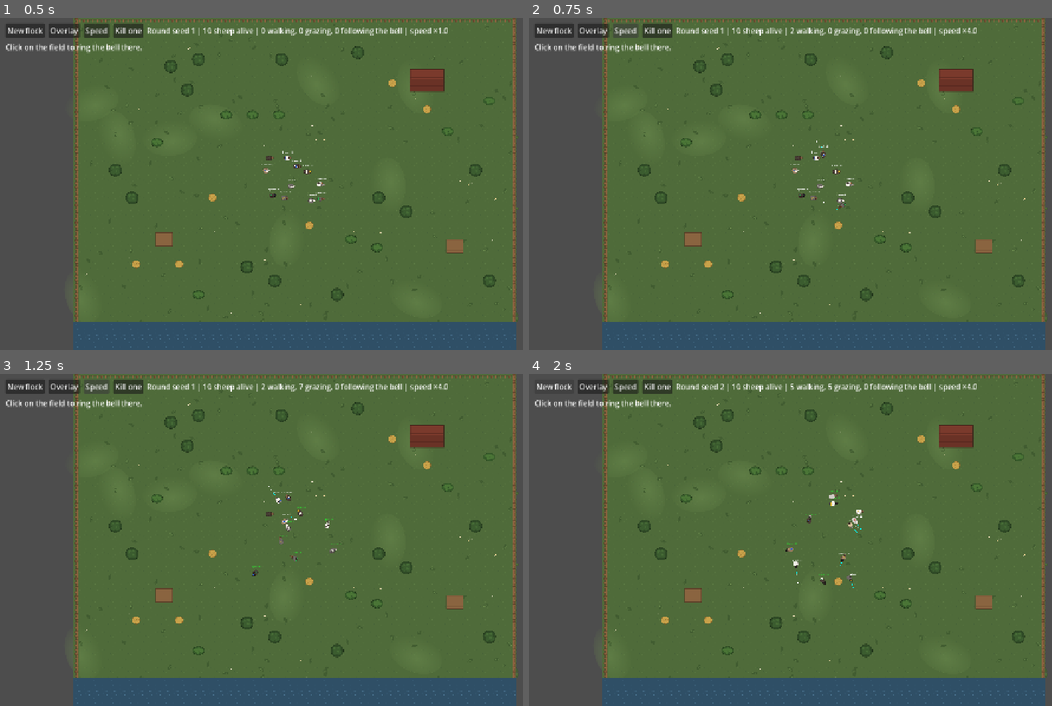
Above: before the commit, frames 1-4 (two rows, left to right).
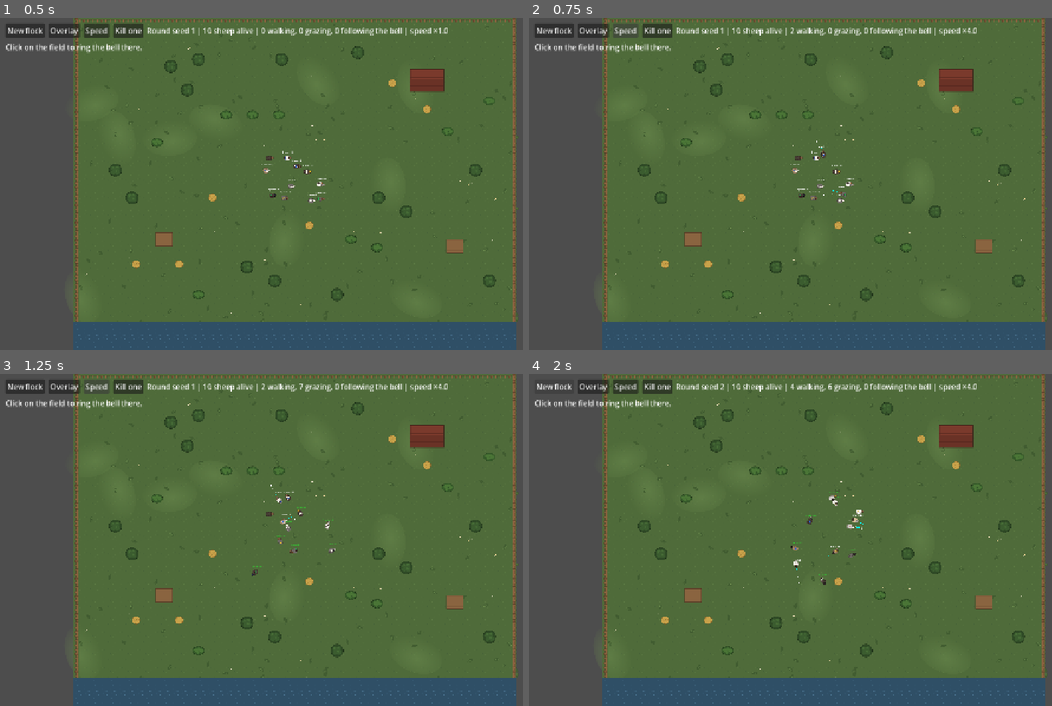
Above: after the commit, the same moments.

Repository: SchmidtsKeller/SheetIntelligence2d
Game: Godot game, scene res://systems/flock/sandbox/flock_sandbox.tscn
The game is run twice, just before and just after one commit, with the same random seed, the same clock (stepped at 60 frames per second) and the same inputs. This scene is started directly instead of the project's main scene.
Inputs:
- Up to frame 1 (0.5 s): no input
- Up to frame 2 (0.75 s): click "Speed" at 0.5 s
- Up to frame 3 (1.25 s): no input
- Up to frame 4 (2 s): click "New flock" at 1.25 s

Frame 1 is identical in both runs. In frame 2, less than 0.1% of the frame differs, in the area x 53-61%, y 38-58%; in frame 3, 0.2%; in frame 4, 0.3%, in the area x 49-64%, y 2-65%.

Commit message:
feat(#13): replicate behaviour phases, move steering weights to the config
- The guest learns phase changes through a host event.
- The four steering weights are tunables in GameConfig now.
- Tests for the guest's phases and for a line with latency, jitter and loss.
- Sandbox time lapse runs more physics steps instead of longer ones.
- README and docs/networking.md describe the flock and the sheep sync.

Co-Authored-By: Claude Fable 5.2 <noreply@anthropic.com>

Diff:
--- a/abstractions/types/stat_ids.gd
+++ b/abstractions/types/stat_ids.gd
@@ -54,6 +54,10 @@
 const FLOCK_SEPARATION_RADIUS: StringName = &"flock_separation_radius"
 const FLOCK_COHESION_RADIUS: StringName = &"flock_cohesion_radius"
 const FLOCK_ALIGNMENT_WEIGHT: StringName = &"flock_alignment_weight"
+const FLOCK_SEPARATION_WEIGHT: StringName = &"flock_separation_weight"
+const FLOCK_COHESION_WEIGHT: StringName = &"flock_cohesion_weight"
+const FLOCK_OBSTACLE_WEIGHT: StringName = &"flock_obstacle_weight"
+const FLOCK_BORDER_WEIGHT: StringName = &"flock_border_weight"
 const FLOCK_OBSTACLE_MARGIN: StringName = &"flock_obstacle_margin"
 const FLOCK_BORDER_MARGIN: StringName = &"flock_border_margin"
 const FLOCK_BODY_CLEARANCE: StringName = &"flock_body_clearance"
--- a/services/swarm/flock_swarm_service.gd
+++ b/services/swarm/flock_swarm_service.gd
@@ -6,8 +6,8 @@
 ## The host simulates. It spawns the sheep as replicated entities, gives each
 ## one a [FlockAgent] that decides what it does, and passes the decisions to
 ## the sheep's [SheepBody]. The guest gets the same sheep through the entity
-## registry and sees them move through [SheepNetSync]; deaths, bleats and the
-## bell reach it as events. Every query works on both devices.
+## registry and sees them move through [SheepNetSync]; phases, deaths, bleats
+## and the bell reach it as events. Every query works on both devices.
 ##
 ## Sheep are found in the arena of the running round (group
 ## [constant Groups.ARENA]), which also supplies the start positions and what
@@ -20,6 +20,9 @@
 const EVENT_KILLED: StringName = &"flock.sheep_killed"
 ## Host to both: a sheep bleats. [code][sheep_id][/code]
 const EVENT_BLEAT: StringName = &"flock.bleat"
+## Host to both: a sheep entered another behaviour phase.
+## [code][sheep_id, phase][/code]
+const EVENT_PHASE: StringName = &"flock.phase"
 ## Host to both: the bell rang. [code][origin, radius][/code]
 const EVENT_BELL: StringName = &"flock.bell"
 ## Either device to the host: ring the bell. [code][origin, radius][/code]
@@ -56,10 +59,12 @@
 	var messenger: NetMessenger = session.messenger
 	messenger.register_event(EVENT_KILLED, NetMessenger.SenderRule.HOST_ONLY)
 	messenger.register_event(EVENT_BLEAT, NetMessenger.SenderRule.HOST_ONLY)
+	messenger.register_event(EVENT_PHASE, NetMessenger.SenderRule.HOST_ONLY)
 	messenger.register_event(EVENT_BELL, NetMessenger.SenderRule.HOST_ONLY)
 	messenger.register_event(EVENT_BELL_REQUEST, NetMessenger.SenderRule.ANYONE)
 	messenger.subscribe(EVENT_KILLED, _on_killed)
 	messenger.subscribe(EVENT_BLEAT, _on_bleat)
+	messenger.subscribe(EVENT_PHASE, _on_phase)
 	messenger.subscribe(EVENT_BELL, _on_bell)
 	messenger.subscribe(EVENT_BELL_REQUEST, _on_bell_request)
 
@@ -98,8 +103,7 @@
 			_session.messenger.broadcast(EVENT_BLEAT, [sheep_id])
 		var phase: GameEnums.SheepPhase = agent.get_phase()
 		if _phases.get(sheep_id, -1) != phase:
-			_phases[sheep_id] = phase
-			sheep_phase_changed.emit(sheep_id, phase)
+			_session.messenger.broadcast(EVENT_PHASE, [sheep_id, phase])
 
 
 # --- Contract --------------------------------------------------------------------
@@ -210,6 +214,12 @@
 # --- For the debug overlay and tests ---------------------------------------------
 
 
+## The behaviour phase of a living sheep as this device knows it;
+## [constant GameEnums.SheepPhase.WANDER] until it hears otherwise.
+func get_sheep_phase(sheep_id: int) -> GameEnums.SheepPhase:
+	return _phases.get(sheep_id, GameEnums.SheepPhase.WANDER)
+
+
 ## The mind of a living sheep; [code]null[/code] on the guest and for dead sheep.
 func get_agent(sheep_id: int) -> FlockAgent:
 	return _agents.get(sheep_id)
@@ -311,6 +321,14 @@
 		living_count_changed.emit(get_living_count())
 
 
+func _on_phase(payload: Array, _sender_id: int) -> void:
+	var sheep_id: int = payload[0]
+	var phase: GameEnums.SheepPhase = payload[1]
+	if is_sheep_alive(sheep_id) and _phases.get(sheep_id, -1) != phase:
+		_phases[sheep_id] = phase
+		sheep_phase_changed.emit(sheep_id, phase)
+
+
 func _on_bleat(payload: Array, _sender_id: int) -> void:
 	var sheep_id: int = payload[0]
 	if _bodies.has(sheep_id):
--- a/systems/config/game_config.gd
+++ b/systems/config/game_config.gd
@@ -93,6 +93,15 @@
 @export_range(0.0, 2000.0, 1.0, "suffix:px") var flock_cohesion_radius: float = 280.0
 ## How much a sheep that starts to walk leans toward where the others walk.
 @export_range(0.0, 2.0, 0.05) var flock_alignment_weight: float = 0.35
+## How strongly walking sheep keep apart from each other, compared to the pull
+## of where they want to go (1).
+@export_range(0.0, 10.0, 0.05) var flock_separation_weight: float = 1.6
+## How strongly a sheep that starts to walk is drawn back to the flock.
+@export_range(0.0, 10.0, 0.05) var flock_cohesion_weight: float = 2.5
+## How strongly walking sheep keep clear of obstacles.
+@export_range(0.0, 10.0, 0.05) var flock_obstacle_weight: float = 2.2
+## How strongly walking sheep keep clear of the borders.
+@export_range(0.0, 10.0, 0.05) var flock_border_weight: float = 2.2
 ## Walking sheep steer away from obstacles closer than this.
 @export_range(0.0, 500.0, 1.0, "suffix:px") var flock_obstacle_margin: float = 60.0
 ## Walking sheep steer away from the borders when closer than this.
--- a/systems/flock/flock_agent.gd
+++ b/systems/flock/flock_agent.gd
@@ -33,11 +33,6 @@
 const TARGET_ATTEMPTS: int = 12
 ## Distance between the points checked along the way to a target.
 const PATH_CHECK_STEP: float = 40.0
-
-const SEPARATION_WEIGHT: float = 1.6
-const OBSTACLE_WEIGHT: float = 2.2
-const BORDER_WEIGHT: float = 2.2
-const COHESION_WEIGHT: float = 2.5
 
 var activity: Activity = Activity.PAUSE
 ## Where the current walk leads, or where the bell rang.
@@ -149,7 +144,7 @@
 		direction += world.heading * _settings.alignment_weight
 		direction += (
 			FlockSteering.cohesion(position, world.center, _settings.cohesion_radius)
-			* COHESION_WEIGHT
+			* _settings.cohesion_weight
 		)
 		if direction.is_zero_approx():
 			continue
@@ -181,15 +176,15 @@
 	var wish: Vector2 = position.direction_to(target)
 	wish += (
 		FlockSteering.separation(position, world.neighbours, _settings.separation_radius)
-		* SEPARATION_WEIGHT
+		* _settings.separation_weight
 	)
 	wish += (
 		FlockSteering.obstacle_avoidance(position, world.footprints, _settings.obstacle_margin)
-		* OBSTACLE_WEIGHT
+		* _settings.obstacle_weight
 	)
 	wish += (
 		FlockSteering.border_avoidance(position, world.play_area, _settings.border_margin)
-		* BORDER_WEIGHT
+		* _settings.border_weight
 	)
 	return wish.normalized() if wish.length() > 0.05 else Vector2.ZERO
 
--- a/systems/flock/flock_settings.gd
+++ b/systems/flock/flock_settings.gd
@@ -19,6 +19,10 @@
 var separation_radius: float = 72.0
 var cohesion_radius: float = 280.0
 var alignment_weight: float = 0.35
+var separation_weight: float = 1.6
+var cohesion_weight: float = 2.5
+var obstacle_weight: float = 2.2
+var border_weight: float = 2.2
 var obstacle_margin: float = 60.0
 var border_margin: float = 70.0
 var bell_stop_distance: float = 110.0
@@ -44,6 +48,10 @@
 	settings.separation_radius = perks.get_stat(StatIds.FLOCK_SEPARATION_RADIUS)
 	settings.cohesion_radius = perks.get_stat(StatIds.FLOCK_COHESION_RADIUS)
 	settings.alignment_weight = perks.get_stat(StatIds.FLOCK_ALIGNMENT_WEIGHT)
+	settings.separation_weight = perks.get_stat(StatIds.FLOCK_SEPARATION_WEIGHT)
+	settings.cohesion_weight = perks.get_stat(StatIds.FLOCK_COHESION_WEIGHT)
+	settings.obstacle_weight = perks.get_stat(StatIds.FLOCK_OBSTACLE_WEIGHT)
+	settings.border_weight = perks.get_stat(StatIds.FLOCK_BORDER_WEIGHT)
 	settings.obstacle_margin = perks.get_stat(StatIds.FLOCK_OBSTACLE_MARGIN)
 	settings.border_margin = perks.get_stat(StatIds.FLOCK_BORDER_MARGIN)
 	settings.bell_stop_distance = perks.get_stat(StatIds.BELL_STOP_DISTANCE)
--- a/systems/flock/sandbox/flock_sandbox.gd
+++ b/systems/flock/sandbox/flock_sandbox.gd
@@ -20,6 +20,8 @@
 var _speed_index: int = 0
 var _extra_sheep: SheepBody
 var _status: Label
+var _normal_physics_ticks: int = Engine.physics_ticks_per_second
+var _normal_physics_steps: int = Engine.max_physics_steps_per_frame
 
 
 func _ready() -> void:
@@ -44,7 +46,7 @@
 
 
 func _exit_tree() -> void:
-	Engine.time_scale = 1.0
+	_set_speed(1.0)
 	Services.input.set_role(GameEnums.Role.NONE)
 	_swarm.despawn_flock()
 	if is_instance_valid(_extra_sheep):
@@ -139,7 +141,16 @@
 
 func _next_speed() -> void:
 	_speed_index = (_speed_index + 1) % SPEEDS.size()
-	Engine.time_scale = SPEEDS[_speed_index]
+	_set_speed(SPEEDS[_speed_index])
+
+
+## Time lapse runs more physics steps instead of longer ones, so the sheep
+## behave exactly as at normal speed.
+func _set_speed(factor: float) -> void:
+	var steps: float = maxf(factor, 1.0)
+	Engine.time_scale = factor
+	Engine.physics_ticks_per_second = roundi(_normal_physics_ticks * steps)
+	Engine.max_physics_steps_per_frame = roundi(_normal_physics_steps * steps)
 
 
 func _kill_one() -> void:
--- a/tests/unit/test_flock_swarm_service.gd
+++ b/tests/unit/test_flock_swarm_service.gd
@@ -428,6 +428,74 @@
 	host_swarm.despawn_flock()
 
 
+func test_guest_knows_the_phase_of_every_sheep() -> void:
+	var pair: Dictionary = _create_pair()
+	var host_swarm: FlockSwarmService = pair["host_swarm"]
+	var guest_swarm: FlockSwarmService = pair["guest_swarm"]
+	host_swarm.spawn_flock(ROUND_SEED)
+	watch_signals(guest_swarm)
+
+	await _simulate(15.0, FAST_WITH_GUEST)
+
+	assert_gt(
+		get_signal_emit_count(guest_swarm, &"sheep_phase_changed"),
+		_flock_size,
+		"the guest hears of phase changes"
+	)
+	for sheep_id: int in host_swarm.get_living_sheep_ids():
+		assert_eq(
+			guest_swarm.get_sheep_phase(sheep_id),
+			host_swarm.get_agent(sheep_id).get_phase(),
+			"sheep %d" % sheep_id
+		)
+	host_swarm.despawn_flock()
+
+
+func test_guest_sheep_move_smoothly_over_a_bad_connection() -> void:
+	var pair: Dictionary = _create_pair()
+	var host_swarm: FlockSwarmService = pair["host_swarm"]
+	var guest_swarm: FlockSwarmService = pair["guest_swarm"]
+	var guest_messenger: NetMessenger = (pair["pair"] as SessionPair).guest.messenger
+	guest_messenger.sim_latency = 0.06
+	guest_messenger.sim_jitter = 0.04
+	guest_messenger.sim_loss = 0.15
+	host_swarm.spawn_flock(ROUND_SEED)
+	# The spawns take their time over this line.
+	var arrival_deadline_msec: int = Time.get_ticks_msec() + 2000
+	while guest_swarm.get_living_count() < _flock_size and Time.get_ticks_msec() < arrival_deadline_msec:
+		await get_tree().process_frame
+	var ids: Array[int] = guest_swarm.get_living_sheep_ids()
+	assert_eq(ids.size(), _flock_size, "the flock arrives, if a little late")
+	var speed: float = Services.perks.get_stat(StatIds.SHEEP_MOVE_SPEED)
+	var shown: Dictionary[int, Vector2] = {}
+	for sheep_id: int in ids:
+		shown[sheep_id] = (guest_swarm.get_sheep_body(sheep_id) as Node2D).global_position
+	var travelled: float = 0.0
+	var jumps: int = 0
+	var largest_gap: float = 0.0
+
+	# In real time: what counts is how far a sheep moves from frame to frame.
+	var until_msec: int = Time.get_ticks_msec() + 5000
+	while Time.get_ticks_msec() < until_msec:
+		await get_tree().process_frame
+		var delta: float = get_process_delta_time()
+		for sheep_id: int in ids:
+			var now: Vector2 = (guest_swarm.get_sheep_body(sheep_id) as Node2D).global_position
+			var step: float = now.distance_to(shown[sheep_id])
+			travelled += step
+			# Twice its walking speed, plus the small correction after a gap.
+			jumps += int(step > speed * delta * 2.0 + 12.0)
+			shown[sheep_id] = now
+			var on_host: Vector2 = (host_swarm.get_sheep_body(sheep_id) as Node2D).global_position
+			largest_gap = maxf(largest_gap, now.distance_to(on_host))
+
+	assert_gt(travelled, 500.0, "the guest's sheep walk")
+	assert_eq(jumps, 0, "without jumping")
+	# A quarter of a second behind at most: interpolation delay plus the line.
+	assert_lt(largest_gap, speed * 0.3 + 20.0, "and stay close to where they really are")
+	host_swarm.despawn_flock()
+
+
 func test_every_sheep_is_shown_through_the_same_delay() -> void:
 	# Uniform presentation: on the host, a sheep it simulates is drawn where
 	# the guest draws it, not where its simulation already is.
@@ -519,6 +587,10 @@
 ## guest's arena lives in its own viewport, so the two worlds do not collide.
 func _create_pair() -> Dictionary:
 	var pair: SessionPair = SessionPair.create(self)
+	# The guest's session runs first in every frame. Both devices share one
+	# process here; this way the guest's clock has already reached the frame in
+	# which the host sends a snapshot, as on a real second device.
+	move_child(pair.guest, pair.host.get_index())
 	var guest_viewport: SubViewport = add_child_autofree(SubViewport.new())
 	var guest_arena: Arena = ARENA_SCENE.instantiate()
 	guest_viewport.add_child(guest_arena)
--- a/tests/unit/test_game_config.gd
+++ b/tests/unit/test_game_config.gd
@@ -69,6 +69,10 @@
 	&"flock_separation_radius": 72.0,
 	&"flock_cohesion_radius": 280.0,
 	&"flock_alignment_weight": 0.35,
+	&"flock_separation_weight": 1.6,
+	&"flock_cohesion_weight": 2.5,
+	&"flock_obstacle_weight": 2.2,
+	&"flock_border_weight": 2.2,
 	&"flock_obstacle_margin": 60.0,
 	&"flock_border_margin": 70.0,
 	&"flock_body_clearance": 28.0,
--- a/tests/unit/test_stub_services.gd
+++ b/tests/unit/test_stub_services.gd
@@ -11,7 +11,7 @@
 
 	assert_is(registry.resolve(InputService), DeviceInputService, "input is real by now")
 	assert_is(registry.resolve(NetworkService), StubNetworkService)
-	assert_is(registry.resolve(SwarmService), StubSwarmService)
+	assert_is(registry.resolve(SwarmService), FlockSwarmService, "and so is the flock")
 	assert_is(registry.resolve(CombatService), StubCombatService)
 	assert_is(registry.resolve(PerkService), StubPerkService)
 	assert_is(registry.resolve(AudioService), StubAudioService)
Not shown, changed: docs/networking.md
